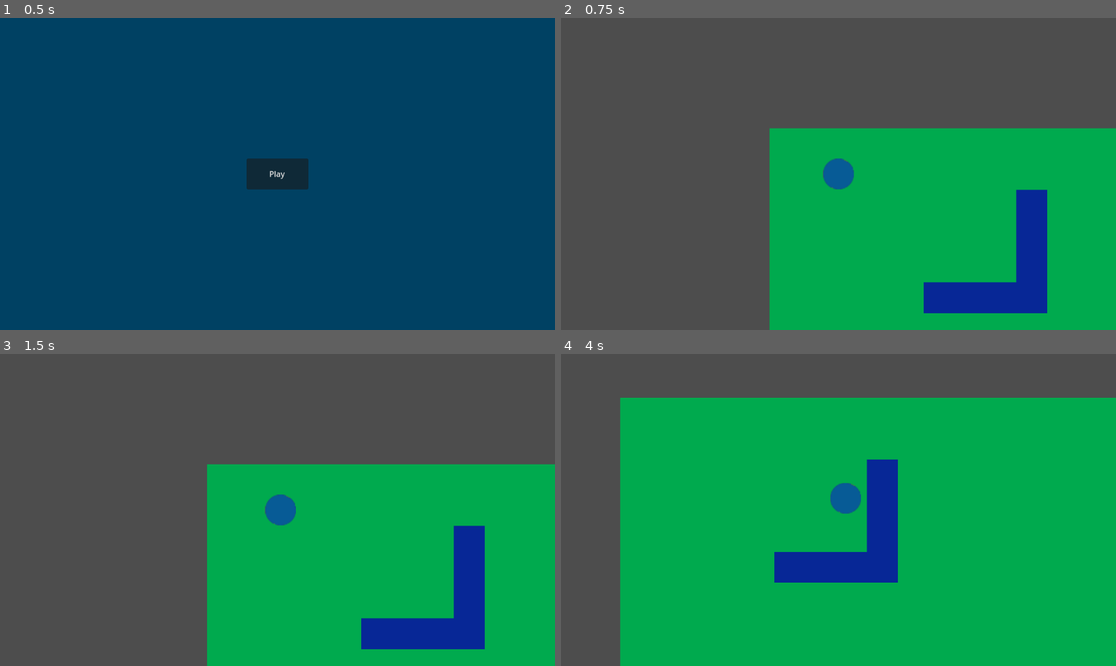
Above: before the commit, frames 1-4 (two rows, left to right).
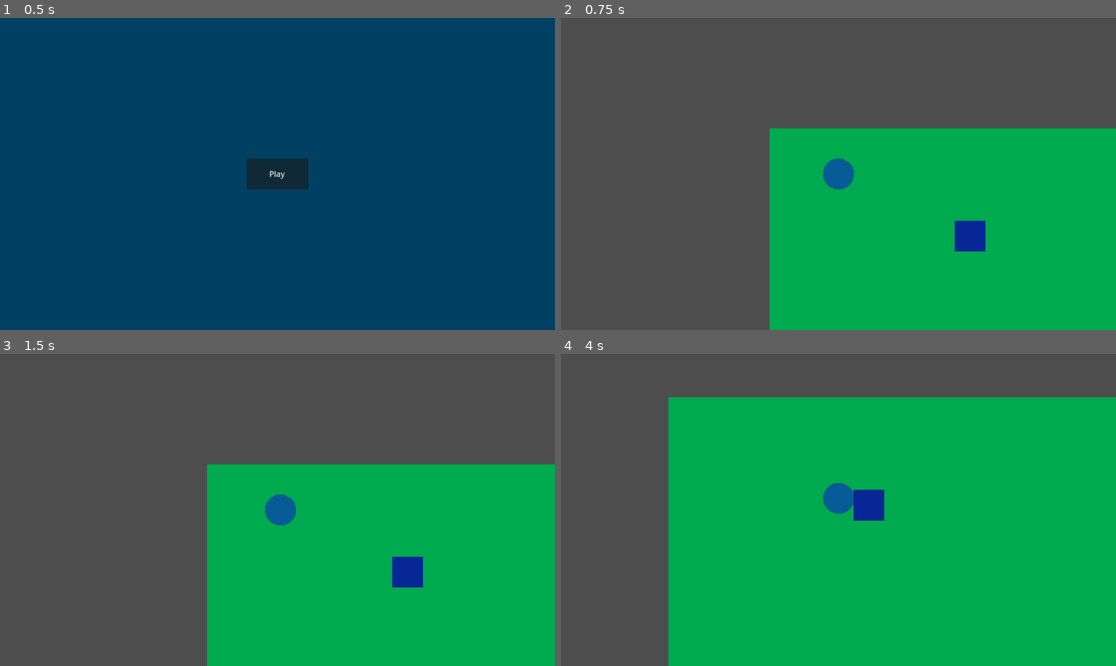
Above: after the commit, the same moments.

Repository: Schmo103/Euclid
Game: Godot game, scene res://menu/menu.tscn
Two runs of this game, one before a commit and one after it. Both use one fixed random seed, a clock stepped at 60 frames per second and the inputs below.
Inputs:
- Up to frame 1 (0.5 s): no input
- Up to frame 2 (0.75 s): click "Play" at 0.5 s
- Up to frame 3 (1.5 s): tap Enter at 1.25 s; hold D (player_right) from 1.28 s (still down)
- Up to frame 4 (4 s): release D (player_right) at 2.03 s; hold S (player_down) 2.03-2.78 s; hold D (player_right) 2.78-3.53 s; hold W (player_up) from 3.53 s (still down)

Frame 1 is identical in both runs. In frame 2, 4.5% of the frame differs, in the area x 65-88%, y 55-95%; in frame 3, 4.5%; in frame 4, 12%, in the area x 10-100%, y 13-100%.

Commit message:
Adjust

Diff:
--- a/Euclid/world/world.tscn
+++ b/Euclid/world/world.tscn
@@ -20,7 +20,7 @@
 scale = Vector2(2, 2)
 tile_set = ExtResource("1_eqabd")
 format = 2
-layer_0/tile_data = PackedInt32Array(327688, 65536, 0, 327687, 65536, 0, 327686, 65536, 0, 327685, 65536, 0, 262152, 65536, 0, 196616, 65536, 0, 131080, 65536, 0)
+layer_0/tile_data = PackedInt32Array(196614, 65536, 0)
 
 [node name="GUILayer" type="CanvasLayer" parent="."]
 
